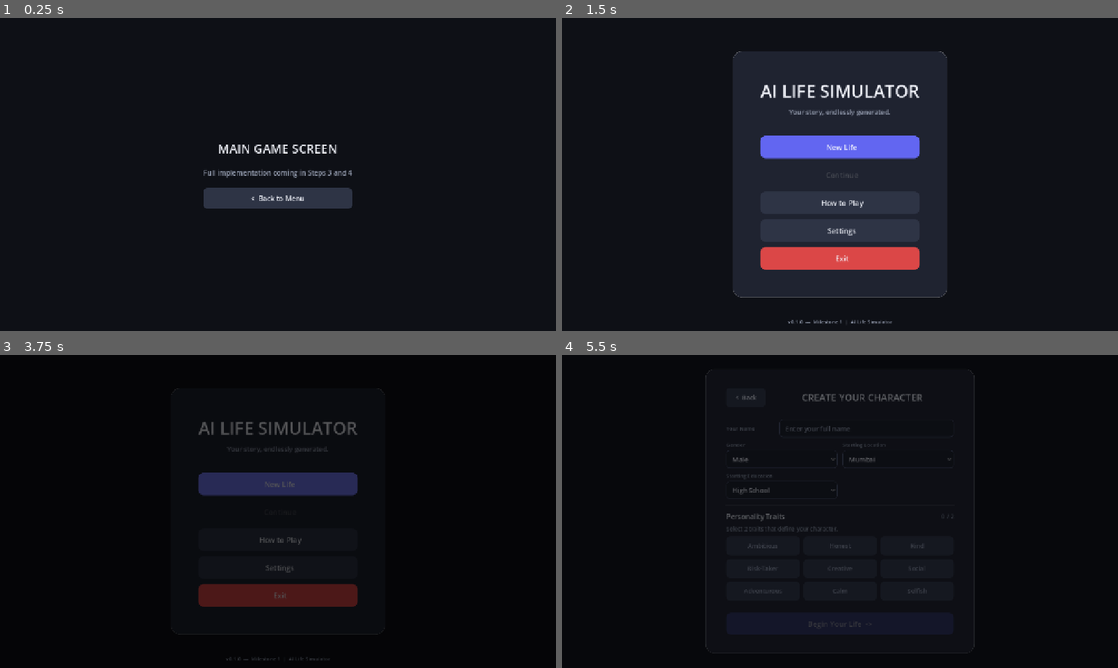
Above: before the commit, frames 1-4 (two rows, left to right).
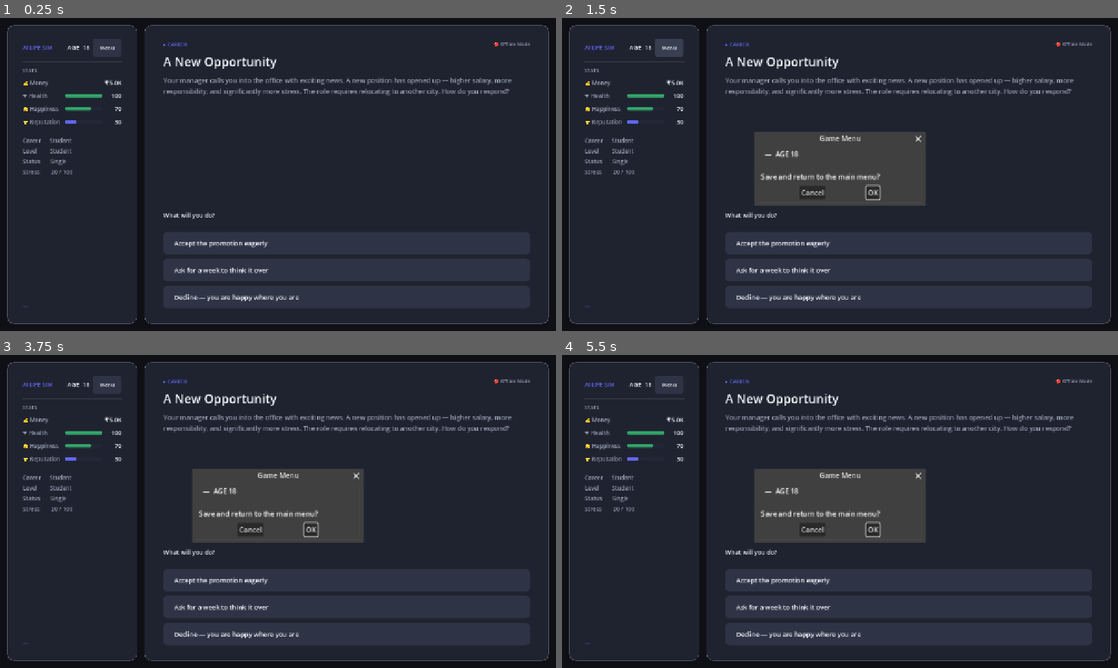
Above: after the commit, the same moments.

Repository: Prathmesh3742/GAI-10th
Game: Godot game, scene res://scenes/game/game.tscn
Two runs of this game, one before a commit and one after it. Both use one fixed random seed, a clock stepped at 60 frames per second and the inputs below. This scene is started directly instead of the project's main scene.
Inputs (mouse positions are in pixels of both pictures, inside the frame that each line leads up to):
- Up to frame 1 (0.25 s): no input
- Up to frame 2 (1.5 s): click (840, 199) at 0.5 s, where only the run before the commit has a clickable "< Back to Menu"; click (667, 49) at 1.25 s, where only the run after the commit has a clickable "Menu"
- Up to frame 3 (3.75 s): click (344, 608) at 2 s, where only the run after the commit has a clickable "Ask for a week to think it ov…"; click (344, 633) at 2.75 s, where only the run after the commit has a clickable "Decline — you are happy where…"; click (278, 483) at 3.5 s, where only the run before the commit has a clickable "New Life"
- Up to frame 4 (5.5 s): click (745, 398) at 4.25 s, where only the run before the commit has a clickable "< Back"; click (840, 483) at 5 s, where only the run before the commit has a clickable "New Life"

The runs differ from the first frame. In frame 1, 90% of the frame differs, in the area x 1-99%, y 2-98%; in frame 2, 72%; in frame 3, 88%; in frame 4, 85%.

Commit message:
Hard-coded Event + Stat Updates

Diff:
--- a/scenes/game/game.gd
+++ b/scenes/game/game.gd
@@ -1,25 +1,373 @@
 # game.gd
 # =============================================================================
-# PLACEHOLDER — Full implementation in Steps 3 and 4.
+# Main gameplay screen — Steps 3 + 4.
+#
+# Layout: 2-column (sidebar | event panel)
+#   Left  — 300 px stat sidebar: title, age, 4 primary stats + bars, info footer
+#   Right — expanding event card: category, title, description, choice buttons
+#
+# Step 4 uses HARDCODED_EVENT (replaced in Step 9 by GameManager.request_next_event)
 # =============================================================================
 extends Control
 
-@onready var _btn_back: Button = %BtnBack
+# ── Hard-coded event (Step 4) — replaced in Step 9 ───────────────────────────
+const HARDCODED_EVENT: Dictionary = {
+	"event_type" : "career",
+	"title"      : "A New Opportunity",
+	"description": (
+		"Your manager calls you into the office with exciting news. A new "
+		+ "position has opened up — higher salary, more responsibility, and "
+		+ "significantly more stress. The role requires relocating to another "
+		+ "city. How do you respond?"
+	),
+	"choices": [
+		{
+			"text"       : "Accept the promotion eagerly",
+			"effects"    : {"money": 8000, "stress": 15, "happiness": 10, "reputation": 5},
+			"time_months": 6
+		},
+		{
+			"text"       : "Ask for a week to think it over",
+			"effects"    : {"stress": -3, "reputation": -2},
+			"time_months": 1
+		},
+		{
+			"text"       : "Decline — you are happy where you are",
+			"effects"    : {"stress": -10, "happiness": 5},
+			"time_months": 6
+		}
+	]
+}
+
+# ── Sidebar stats config ──────────────────────────────────────────────────────
+# has_bar: whether to draw a ProgressBar (money has no cap, so no bar)
+const SIDEBAR_STATS: Array[Dictionary] = [
+	{"key": "money",      "icon": "💰", "label": "Money",      "has_bar": false, "max": 0.0   },
+	{"key": "health",     "icon": "❤",  "label": "Health",     "has_bar": true,  "max": 100.0 },
+	{"key": "happiness",  "icon": "😊", "label": "Happiness",  "has_bar": true,  "max": 100.0 },
+	{"key": "reputation", "icon": "⭐", "label": "Reputation", "has_bar": true,  "max": 100.0 },
+]
+
+# ── Dynamic node references (built in code) ───────────────────────────────────
+var _stat_value_labels: Dictionary = {}   # stat_key -> Label
+var _stat_bars:         Dictionary = {}   # stat_key -> ProgressBar
+var _bar_fill_styles:   Dictionary = {}   # stat_key -> StyleBoxFlat (reused for color update)
+var _choice_buttons:    Array[Button]  = []
+var _career_lbl:        Label
+var _level_lbl:         Label
+var _relationship_lbl:  Label
+var _stress_lbl:        Label
+
+# ── Unique node refs ──────────────────────────────────────────────────────────
+@onready var _age_value:         Label         = %AgeValue
+@onready var _stats_container:   VBoxContainer = %StatsContainer
+@onready var _info_container:    VBoxContainer = %InfoContainer
+@onready var _traits_label:      Label         = %TraitsLabel
+@onready var _event_cat_badge:   Label         = %EventCategoryBadge
+@onready var _ai_status_badge:   Label         = %AIStatusBadge
+@onready var _event_title:       Label         = %EventTitle
+@onready var _event_desc:        Label         = %EventDesc
+@onready var _choices_container: VBoxContainer = %ChoicesContainer
+@onready var _loading_overlay:   ColorRect     = %LoadingOverlay
+@onready var _btn_menu:          Button        = %BtnMenu
 
 
 func _ready() -> void:
+	await get_tree().process_frame
 	_apply_styles()
-	_btn_back.pressed.connect(func() -> void:
+	_build_stat_rows()
+	_build_info_labels()
+	_connect_signals()
+	_refresh_stats()
+	_loading_overlay.hide()
+	# Step 9: replace next line with GameManager.request_next_event()
+	# Routing through on_event_received() so GameManager._current_event is
+	# populated — apply_choice() reads it and would fail otherwise.
+	GameManager.on_event_received(HARDCODED_EVENT)
+
+
+# =============================================================================
+# Signal wiring
+# =============================================================================
+func _connect_signals() -> void:
+	GameState.state_changed.connect(_on_state_changed)
+	GameManager.choice_applied.connect(_on_choice_applied)
+	GameManager.event_ready.connect(_on_event_ready)
+	_btn_menu.pressed.connect(_on_menu_pressed)
+
+
+func _on_state_changed() -> void:
+	_refresh_stats()
+
+
+func _on_choice_applied(choice: Dictionary, effects: Dictionary) -> void:
+	# Store result so event_result.gd can read it, then transition
+	GameManager.last_choice_result = {
+		"choice_text" : choice.get("text", ""),
+		"effects"     : effects,
+		"time_months" : choice.get("time_months", 6)
+	}
+	UIManager.change_scene("res://scenes/event_result/event_result.tscn")
+
+
+
+func _on_event_ready(event_data: Dictionary) -> void:
+	_loading_overlay.hide()
+	_load_event(event_data)
+
+
+# =============================================================================
+# Event loading — populates the event card from a validated event Dictionary
+# Called by _ready() (Step 4: hardcoded) and _on_event_ready() (Step 9: AI/fallback)
+# =============================================================================
+func _load_event(event_data: Dictionary) -> void:
+	var cat: String = event_data.get("event_type", "event").to_upper()
+	_event_cat_badge.text = "▸ " + cat
+	_event_title.text = event_data.get("title", "")
+	_event_desc.text  = event_data.get("description", "")
+	_populate_choices(event_data.get("choices", []))
+
+
+func _populate_choices(choices: Array) -> void:
+	# Clear existing
+	for btn: Button in _choice_buttons:
+		btn.queue_free()
+	_choice_buttons.clear()
+
+	for i: int in range(choices.size()):
+		var choice: Dictionary = choices[i]
+		var btn := Button.new()
+		btn.text                  = "  " + choice.get("text", "Choice %d" % (i + 1))
+		btn.custom_minimum_size   = Vector2(0, 52)
+		btn.size_flags_horizontal = Control.SIZE_EXPAND_FILL
+		btn.alignment             = HORIZONTAL_ALIGNMENT_LEFT
+		_choices_container.add_child(btn)
+		_choice_buttons.append(btn)
+		UIManager.style_button(
+			btn,
+			UIManager.C_MUTED, UIManager.C_MUTED_H, UIManager.C_ACCENT_P,
+			UIManager.C_TEXT, 10
+		)
+		btn.add_theme_font_size_override("font_size", 15)
+		btn.pressed.connect(_on_choice_pressed.bind(i))
+
+
+func _on_choice_pressed(index: int) -> void:
+	_set_choices_enabled(false)    # prevent double-click
+	GameManager.apply_choice(index)
+
+
+func _set_choices_enabled(enabled: bool) -> void:
+	for btn: Button in _choice_buttons:
+		btn.disabled = not enabled
+
+
+# =============================================================================
+# Menu button — save + return to main menu
+# =============================================================================
+func _on_menu_pressed() -> void:
+	var dialog := ConfirmationDialog.new()
+	dialog.title       = "Game Menu"
+	dialog.dialog_text = (
+		"%s  —  AGE %d\n\nSave and return to the main menu?"
+		% [GameState.player_name, int(GameState.age)]
+	)
+	dialog.min_size = Vector2(380, 100)
+	add_child(dialog)
+	dialog.popup_centered()
+	dialog.confirmed.connect(func() -> void:
+		SaveManager.save_game()
 		UIManager.change_scene("res://scenes/main_menu/main_menu.tscn")
 	)
-
-
+	dialog.canceled.connect(dialog.queue_free)
+	dialog.close_requested.connect(dialog.queue_free)
+
+
+# =============================================================================
+# _refresh_stats() — called on GameState.state_changed
+# Updates every live display element from GameState values.
+# =============================================================================
+func _refresh_stats() -> void:
+	# Age
+	var years:  int = int(GameState.age)
+	var months: int = int((GameState.age - years) * 12.0)
+	_age_value.text = "AGE  %d" % years if months == 0 else "AGE  %d yr %d mo" % [years, months]
+
+	# Primary stat labels + bars
+	for stat: Dictionary in SIDEBAR_STATS:
+		var key: String = stat["key"]
+		if key not in _stat_value_labels:
+			continue
+		var value: float = float(GameState.get(key))
+		if stat["has_bar"]:
+			_stat_value_labels[key].text = str(int(value))
+			_stat_bars[key].value        = value
+			_bar_fill_styles[key].bg_color = _bar_color(key, value)
+		else:
+			# Money — use shared formatter from UIManager
+			_stat_value_labels[key].text = UIManager.format_money(value)
+
+	# Info footer
+	_career_lbl.text       = "Career      %s" % GameState.career
+	_level_lbl.text        = "Level         %s" % GameState.career_level
+	_relationship_lbl.text = "Status       %s" % GameState.relationship_status
+	_stress_lbl.text       = "Stress        %d / 100" % int(GameState.stress)
+
+	# Traits row
+	var trait_keys: Array = GameState.personality_traits.keys()
+	_traits_label.text = "  ·  ".join(trait_keys) if not trait_keys.is_empty() else "—"
+
+
+# =============================================================================
+# Dynamic sidebar builders
+# =============================================================================
+
+func _build_stat_rows() -> void:
+	for stat: Dictionary in SIDEBAR_STATS:
+		var row := HBoxContainer.new()
+		row.add_theme_constant_override("separation", 8)
+		_stats_container.add_child(row)
+
+		# Icon + name label
+		var name_lbl := Label.new()
+		name_lbl.text = "%s %s" % [stat["icon"], stat["label"]]
+		name_lbl.custom_minimum_size = Vector2(90, 0)
+		name_lbl.add_theme_color_override("font_color", UIManager.C_SUBTEXT)
+		name_lbl.add_theme_font_size_override("font_size", 13)
+		row.add_child(name_lbl)
+
+		if stat["has_bar"]:
+			var bar := ProgressBar.new()
+			bar.min_value             = 0.0
+			bar.max_value             = stat["max"]
+			bar.value                 = 70.0
+			bar.show_percentage       = false
+			bar.custom_minimum_size   = Vector2(0, 8)
+			bar.size_flags_horizontal = Control.SIZE_EXPAND_FILL
+			bar.size_flags_vertical   = Control.SIZE_SHRINK_CENTER
+
+			# Background style
+			var bg := StyleBoxFlat.new()
+			bg.bg_color = Color(0.137, 0.157, 0.220, 1.0)
+			bg.set_corner_radius_all(4)
+			bar.add_theme_stylebox_override("background", bg)
+
+			# Fill style — stored so we can change only the color in _refresh_stats()
+			var fill := StyleBoxFlat.new()
+			fill.set_corner_radius_all(4)
+			fill.bg_color = UIManager.C_ACCENT
+			bar.add_theme_stylebox_override("fill", fill)
+
+			_stat_bars[stat["key"]]       = bar
+			_bar_fill_styles[stat["key"]] = fill
+			row.add_child(bar)
+
+		# Value label
+		var val_lbl := Label.new()
+		val_lbl.custom_minimum_size     = Vector2(36 if stat["has_bar"] else 0, 0)
+		val_lbl.size_flags_horizontal   = Control.SIZE_SHRINK_END if stat["has_bar"] else Control.SIZE_EXPAND_FILL
+		val_lbl.horizontal_alignment    = HORIZONTAL_ALIGNMENT_RIGHT
+		val_lbl.add_theme_color_override("font_color", UIManager.C_TEXT)
+		val_lbl.add_theme_font_size_override("font_size", 14)
+		row.add_child(val_lbl)
+		_stat_value_labels[stat["key"]] = val_lbl
+
+
+func _build_info_labels() -> void:
+	_career_lbl       = _make_info_lbl()
+	_level_lbl        = _make_info_lbl()
+	_relationship_lbl = _make_info_lbl()
+	_stress_lbl       = _make_info_lbl()
+	for lbl: Label in [_career_lbl, _level_lbl, _relationship_lbl, _stress_lbl]:
+		_info_container.add_child(lbl)
+
+
+func _make_info_lbl() -> Label:
+	var lbl := Label.new()
+	lbl.add_theme_color_override("font_color", UIManager.C_SUBTEXT)
+	lbl.add_theme_font_size_override("font_size", 13)
+	return lbl
+
+
+# ── Bar colour coding ─────────────────────────────────────────────────────────
+func _bar_color(key: String, value: float) -> Color:
+	match key:
+		"health":
+			if value > 65.0: return UIManager.C_SUCCESS
+			elif value > 35.0: return UIManager.C_WARNING
+			else: return UIManager.C_DANGER
+		"happiness":
+			if value > 55.0: return UIManager.C_SUCCESS
+			elif value > 25.0: return UIManager.C_WARNING
+			else: return UIManager.C_DANGER
+		_:
+			return UIManager.C_ACCENT   # reputation → indigo
+
+
+# =============================================================================
+# _apply_styles() — full visual setup applied on _ready()
+# =============================================================================
 func _apply_styles() -> void:
+	var sidebar    := $OuterMargin/MainLayout/Sidebar
+	var event_pnl  := $OuterMargin/MainLayout/EventPanel
+
 	$Background.color = UIManager.C_BG
-	$CenterContainer/VBox/Title.add_theme_color_override("font_color", UIManager.C_TEXT)
-	$CenterContainer/VBox/Title.add_theme_font_size_override("font_size", 28)
-	$CenterContainer/VBox/Subtitle.add_theme_color_override("font_color", UIManager.C_SUBTEXT)
+
+	# Panel cards
+	var card := UIManager.make_card_style(UIManager.C_CARD, 16, Color(1, 1, 1, 0.07), 1)
+	sidebar.add_theme_stylebox_override("panel", card)
+	event_pnl.add_theme_stylebox_override("panel", card)
+
+	# Sidebar header
+	%GameTitle.add_theme_color_override("font_color", UIManager.C_ACCENT)
+	%GameTitle.add_theme_font_size_override("font_size", 13)
+
+	_age_value.add_theme_color_override("font_color", UIManager.C_TEXT)
+	_age_value.add_theme_font_size_override("font_size", 14)
+
 	UIManager.style_button(
-		_btn_back,
-		UIManager.C_MUTED, UIManager.C_MUTED_H, UIManager.C_MUTED_P
+		_btn_menu, UIManager.C_MUTED, UIManager.C_MUTED_H, UIManager.C_MUTED_P,
+		UIManager.C_TEXT, 6
 	)
+	_btn_menu.add_theme_font_size_override("font_size", 12)
+
+	# "STATS" section label
+	%StatsSectionLabel.add_theme_color_override("font_color", UIManager.C_SUBTEXT)
+	%StatsSectionLabel.add_theme_font_size_override("font_size", 11)
+
+	# Traits label
+	_traits_label.add_theme_color_override("font_color", UIManager.C_ACCENT)
+	_traits_label.add_theme_font_size_override("font_size", 13)
+
+	# Event area
+	_event_cat_badge.add_theme_color_override("font_color", UIManager.C_ACCENT)
+	_event_cat_badge.add_theme_font_size_override("font_size", 12)
+
+	_ai_status_badge.add_theme_color_override("font_color", UIManager.C_SUBTEXT)
+	_ai_status_badge.add_theme_font_size_override("font_size", 11)
+
+	_event_title.add_theme_color_override("font_color", UIManager.C_TEXT)
+	_event_title.add_theme_font_size_override("font_size", 28)
+
+	_event_desc.add_theme_color_override("font_color", UIManager.C_SUBTEXT)
+	_event_desc.add_theme_font_size_override("font_size", 15)
+
+	%ChoicePrompt.add_theme_color_override("font_color", UIManager.C_TEXT)
+	%ChoicePrompt.add_theme_font_size_override("font_size", 14)
+
+	# Separators — shared style
+	var sep_style := StyleBoxLine.new()
+	sep_style.color = Color(1.0, 1.0, 1.0, 0.08)
+	var sc := $OuterMargin/MainLayout/Sidebar/SideMargin/SidebarContent
+	var ec := $OuterMargin/MainLayout/EventPanel/EventContentMargin/EventContent
+	for sep: HSeparator in [
+		sc.get_node("Sep_A"), sc.get_node("Sep_B"), sc.get_node("Sep_C"),
+		ec.get_node("Sep_E")
+	]:
+		sep.add_theme_stylebox_override("separator", sep_style)
+
+	# Loading overlay label
+	$LoadingOverlay/LoadingCenter/LoadingVBox/LoadingLabel \
+		.add_theme_color_override("font_color", UIManager.C_TEXT)
+	$LoadingOverlay/LoadingCenter/LoadingVBox/LoadingLabel \
+		.add_theme_font_size_override("font_size", 16)
--- a/scenes/game/game.tscn
+++ b/scenes/game/game.tscn
@@ -20,30 +20,183 @@
 grow_vertical = 2
 color = Color(0.0549, 0.0627, 0.0863, 1)
 
-[node name="CenterContainer" type="CenterContainer" parent="."]
-layout_mode = 1
-anchors_preset = 15
-anchor_right = 1.0
-anchor_bottom = 1.0
-grow_horizontal = 2
-grow_vertical = 2
-
-[node name="VBox" type="VBoxContainer" parent="CenterContainer"]
-layout_mode = 2
-theme_override_constants/separation = 24
-
-[node name="Title" type="Label" parent="CenterContainer/VBox"]
-layout_mode = 2
-text = "MAIN GAME SCREEN"
+[node name="OuterMargin" type="MarginContainer" parent="."]
+layout_mode = 1
+anchors_preset = 15
+anchor_right = 1.0
+anchor_bottom = 1.0
+grow_horizontal = 2
+grow_vertical = 2
+theme_override_constants/margin_left = 16
+theme_override_constants/margin_right = 16
+theme_override_constants/margin_top = 16
+theme_override_constants/margin_bottom = 16
+
+[node name="MainLayout" type="HBoxContainer" parent="OuterMargin"]
+layout_mode = 2
+theme_override_constants/separation = 16
+
+[node name="Sidebar" type="PanelContainer" parent="OuterMargin/MainLayout"]
+layout_mode = 2
+custom_minimum_size = Vector2(300, 0)
+
+[node name="SideMargin" type="MarginContainer" parent="OuterMargin/MainLayout/Sidebar"]
+layout_mode = 2
+theme_override_constants/margin_left = 20
+theme_override_constants/margin_right = 20
+theme_override_constants/margin_top = 20
+theme_override_constants/margin_bottom = 20
+
+[node name="SidebarContent" type="VBoxContainer" parent="OuterMargin/MainLayout/Sidebar/SideMargin"]
+layout_mode = 2
+theme_override_constants/separation = 10
+
+[node name="HeaderRow" type="HBoxContainer" parent="OuterMargin/MainLayout/Sidebar/SideMargin/SidebarContent"]
+layout_mode = 2
+theme_override_constants/separation = 8
+
+[node name="GameTitle" type="Label" parent="OuterMargin/MainLayout/Sidebar/SideMargin/SidebarContent/HeaderRow"]
+unique_name_in_owner = true
+layout_mode = 2
+text = "AI LIFE SIM"
+
+[node name="HdrSpacer" type="Control" parent="OuterMargin/MainLayout/Sidebar/SideMargin/SidebarContent/HeaderRow"]
+layout_mode = 2
+size_flags_horizontal = 3
+
+[node name="AgeValue" type="Label" parent="OuterMargin/MainLayout/Sidebar/SideMargin/SidebarContent/HeaderRow"]
+unique_name_in_owner = true
+layout_mode = 2
+text = "AGE 18"
+horizontal_alignment = 2
+
+[node name="BtnMenu" type="Button" parent="OuterMargin/MainLayout/Sidebar/SideMargin/SidebarContent/HeaderRow"]
+unique_name_in_owner = true
+layout_mode = 2
+custom_minimum_size = Vector2(58, 30)
+text = "Menu"
+
+[node name="Sep_A" type="HSeparator" parent="OuterMargin/MainLayout/Sidebar/SideMargin/SidebarContent"]
+layout_mode = 2
+
+[node name="StatsSectionLabel" type="Label" parent="OuterMargin/MainLayout/Sidebar/SideMargin/SidebarContent"]
+unique_name_in_owner = true
+layout_mode = 2
+text = "STATS"
+
+[node name="StatsContainer" type="VBoxContainer" parent="OuterMargin/MainLayout/Sidebar/SideMargin/SidebarContent"]
+unique_name_in_owner = true
+layout_mode = 2
+theme_override_constants/separation = 10
+
+[node name="Sep_B" type="HSeparator" parent="OuterMargin/MainLayout/Sidebar/SideMargin/SidebarContent"]
+layout_mode = 2
+
+[node name="InfoContainer" type="VBoxContainer" parent="OuterMargin/MainLayout/Sidebar/SideMargin/SidebarContent"]
+unique_name_in_owner = true
+layout_mode = 2
+theme_override_constants/separation = 6
+
+[node name="SidebarSpacer" type="Control" parent="OuterMargin/MainLayout/Sidebar/SideMargin/SidebarContent"]
+layout_mode = 2
+size_flags_vertical = 2
+
+[node name="Sep_C" type="HSeparator" parent="OuterMargin/MainLayout/Sidebar/SideMargin/SidebarContent"]
+layout_mode = 2
+
+[node name="TraitsLabel" type="Label" parent="OuterMargin/MainLayout/Sidebar/SideMargin/SidebarContent"]
+unique_name_in_owner = true
+layout_mode = 2
+text = "..."
+autowrap_mode = 2
+
+[node name="EventPanel" type="PanelContainer" parent="OuterMargin/MainLayout"]
+layout_mode = 2
+size_flags_horizontal = 3
+
+[node name="EventContentMargin" type="MarginContainer" parent="OuterMargin/MainLayout/EventPanel"]
+layout_mode = 2
+theme_override_constants/margin_left = 28
+theme_override_constants/margin_right = 28
+theme_override_constants/margin_top = 24
+theme_override_constants/margin_bottom = 24
+
+[node name="EventContent" type="VBoxContainer" parent="OuterMargin/MainLayout/EventPanel/EventContentMargin"]
+layout_mode = 2
+size_flags_vertical = 3
+theme_override_constants/separation = 12
+
+[node name="EventHeader" type="HBoxContainer" parent="OuterMargin/MainLayout/EventPanel/EventContentMargin/EventContent"]
+layout_mode = 2
+
+[node name="EventCategoryBadge" type="Label" parent="OuterMargin/MainLayout/EventPanel/EventContentMargin/EventContent/EventHeader"]
+unique_name_in_owner = true
+layout_mode = 2
+text = "CAREER"
+
+[node name="EvtHdrSpacer" type="Control" parent="OuterMargin/MainLayout/EventPanel/EventContentMargin/EventContent/EventHeader"]
+layout_mode = 2
+size_flags_horizontal = 3
+
+[node name="AIStatusBadge" type="Label" parent="OuterMargin/MainLayout/EventPanel/EventContentMargin/EventContent/EventHeader"]
+unique_name_in_owner = true
+layout_mode = 2
+text = "🔴 Offline Mode"
+horizontal_alignment = 2
+
+[node name="EventTitle" type="Label" parent="OuterMargin/MainLayout/EventPanel/EventContentMargin/EventContent"]
+unique_name_in_owner = true
+layout_mode = 2
+text = "Loading..."
+autowrap_mode = 2
+
+[node name="EventDesc" type="Label" parent="OuterMargin/MainLayout/EventPanel/EventContentMargin/EventContent"]
+unique_name_in_owner = true
+layout_mode = 2
+text = ""
+autowrap_mode = 2
+
+[node name="EventSpacer" type="Control" parent="OuterMargin/MainLayout/EventPanel/EventContentMargin/EventContent"]
+layout_mode = 2
+size_flags_vertical = 2
+
+[node name="ChoicePrompt" type="Label" parent="OuterMargin/MainLayout/EventPanel/EventContentMargin/EventContent"]
+unique_name_in_owner = true
+layout_mode = 2
+text = "What will you do?"
+
+[node name="Sep_E" type="HSeparator" parent="OuterMargin/MainLayout/EventPanel/EventContentMargin/EventContent"]
+layout_mode = 2
+
+[node name="ChoicesContainer" type="VBoxContainer" parent="OuterMargin/MainLayout/EventPanel/EventContentMargin/EventContent"]
+unique_name_in_owner = true
+layout_mode = 2
+theme_override_constants/separation = 10
+
+[node name="LoadingOverlay" type="ColorRect" parent="."]
+unique_name_in_owner = true
+layout_mode = 1
+anchors_preset = 15
+anchor_right = 1.0
+anchor_bottom = 1.0
+grow_horizontal = 2
+grow_vertical = 2
+color = Color(0.0, 0.0, 0.0, 0.88)
+visible = false
+
+[node name="LoadingCenter" type="CenterContainer" parent="LoadingOverlay"]
+layout_mode = 1
+anchors_preset = 15
+anchor_right = 1.0
+anchor_bottom = 1.0
+grow_horizontal = 2
+grow_vertical = 2
+
+[node name="LoadingVBox" type="VBoxContainer" parent="LoadingOverlay/LoadingCenter"]
+layout_mode = 2
+theme_override_constants/separation = 12
+
+[node name="LoadingLabel" type="Label" parent="LoadingOverlay/LoadingCenter/LoadingVBox"]
+layout_mode = 2
+text = "Generating your next life event..."
 horizontal_alignment = 1
-
-[node name="Subtitle" type="Label" parent="CenterContainer/VBox"]
-layout_mode = 2
-text = "Full implementation coming in Steps 3 and 4"
-horizontal_alignment = 1
-
-[node name="BtnBack" type="Button" parent="CenterContainer/VBox"]
-unique_name_in_owner = true
-layout_mode = 2
-custom_minimum_size = Vector2(220, 48)
-text = "<  Back to Menu"
--- a/scenes/main_menu/main_menu.gd
+++ b/scenes/main_menu/main_menu.gd
@@ -168,7 +168,8 @@
 	dialog.min_size    = Vector2(520, 100)
 	add_child(dialog)
 	dialog.popup_centered()
-	dialog.popup_hide.connect(dialog.queue_free)
+	dialog.confirmed.connect(dialog.queue_free)
+	dialog.close_requested.connect(dialog.queue_free)
 
 
 func _show_confirm_new_game() -> void:
@@ -186,4 +187,5 @@
 		SaveManager.delete_save()
 		UIManager.change_scene("res://scenes/character_creation/character_creation.tscn")
 	)
-	dialog.popup_hide.connect(dialog.queue_free)
+	dialog.canceled.connect(dialog.queue_free)
+	dialog.close_requested.connect(dialog.queue_free)
--- a/scripts/game_manager.gd
+++ b/scripts/game_manager.gd
@@ -13,6 +13,10 @@
 
 # ── Internal state ────────────────────────────────────────────────────────────
 var _current_event: Dictionary = {}
+
+# ── Result handoff — set by game.gd before navigating to event_result.tscn ───
+# event_result.gd reads this in _ready(); reset after reading.
+var last_choice_result: Dictionary = {}
 
 
 func _ready() -> void:
--- a/scripts/ui_manager.gd
+++ b/scripts/ui_manager.gd
@@ -109,7 +109,7 @@
 # =============================================================================
 # format_money() — shared currency formatter.
 # =============================================================================
-static func format_money(amount: float) -> String:
+func format_money(amount: float) -> String:
 	var i: int = int(amount)
 	if i >= 10_000_000:
 		return "₹%.1fCr" % (i / 10_000_000.0)
@@ -123,7 +123,7 @@
 # =============================================================================
 # delta_string() — returns a "+15" or "-5" string for the result screen.
 # =============================================================================
-static func delta_string(value: float, prefix: String = "") -> String:
+func delta_string(value: float, prefix: String = "") -> String:
 	if value > 0:
 		return "+%s%s" % [prefix, str(int(value))]
 	return "%s%s" % [prefix, str(int(value))]
